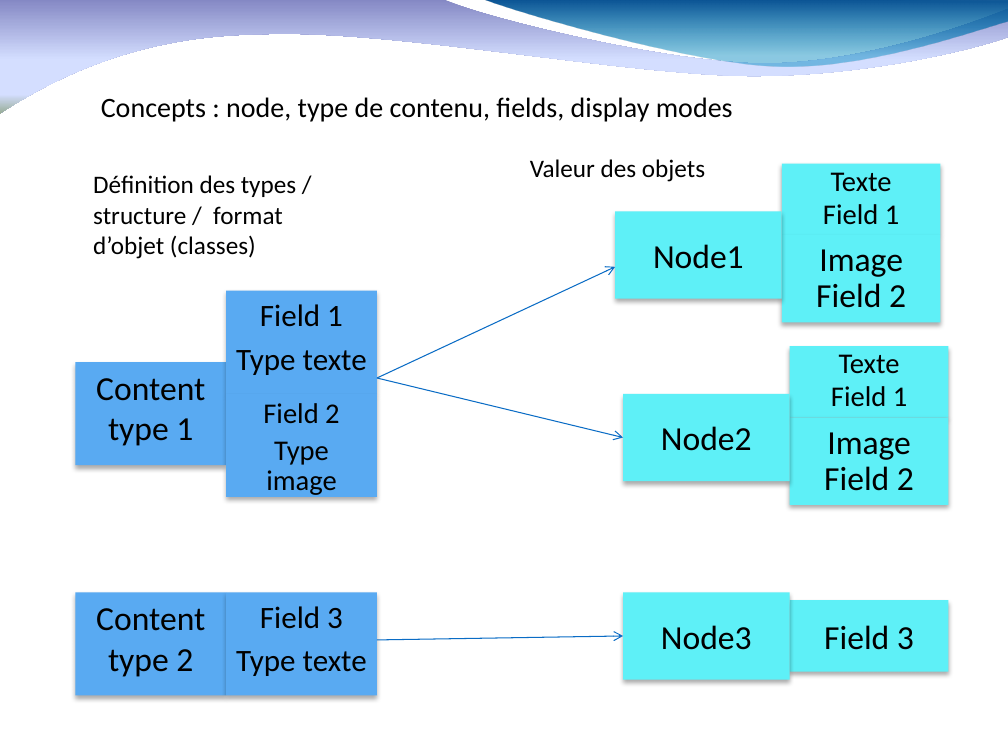
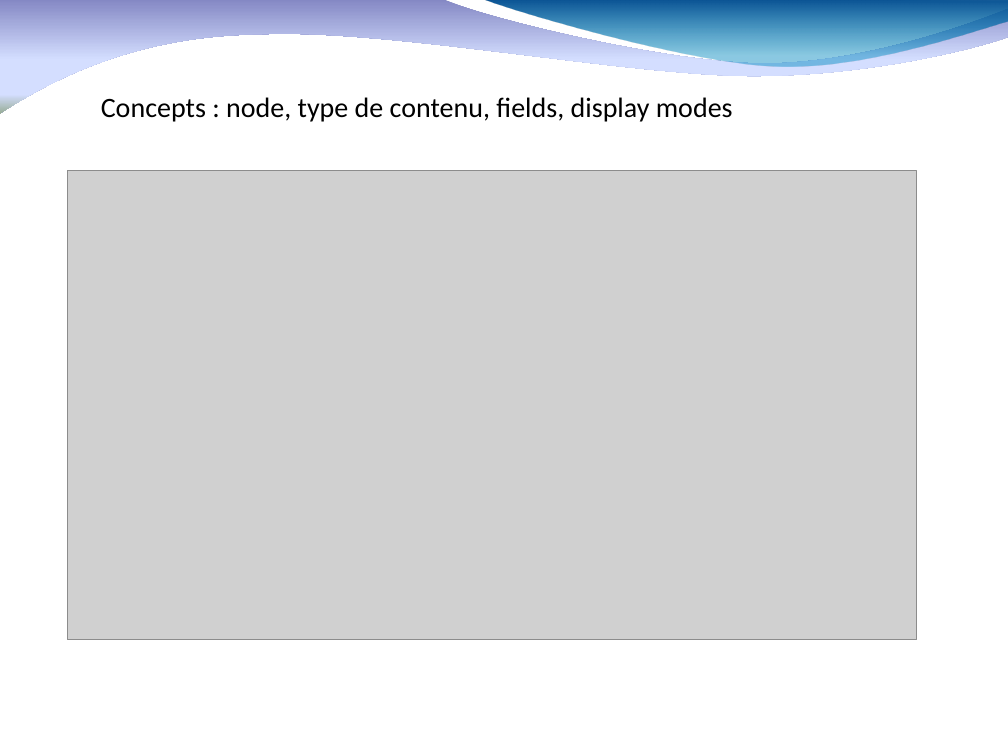
Before and after one commit to fauconv/cours_drupal8, a slide deck: slide 18 of drupal 8 nomades.pptx (slide 17 before the commit). Drawn at 1008x756 pixels with LibreOffice and Linux fonts; fonts in the diff are those of the drawing; grey boxes stand for pictures; background and template pictures are left out. Boxes give left, top, right and bottom in pixels: in the first picture for what was removed or moved away, otherwise in the second. Text is boxed around its words. In the diff, an @@ line names an element or a change of style, - is before the commit and + after.

```diff
--- a/drupal 8 nomades.pptx
+++ b/drupal 8 nomades.pptx
@@ picture added at box(68, 171, 917, 640) @@
@@ text removed at box(93, 175, 296, 259) @@
-Définition des types / structure / format d’objet (classes)
@@ text removed at box(530, 159, 705, 182) @@
-Valeur des objets
@@ rectangle removed at box(782, 163, 940, 235) @@
-  Texte
-  Field 1
@@ rectangle removed at box(615, 212, 781, 299) @@
-  Node1
@@ rectangle removed at box(782, 235, 940, 323) @@
-  Image Field 2
@@ arrow removed from (377, 378) to (615, 267) @@
@@ rectangle removed at box(226, 290, 377, 393) @@
-  Field 1
-  Type texte
@@ rectangle removed at box(789, 347, 948, 418) @@
-  Texte
-  Field 1
@@ rectangle removed at box(76, 362, 227, 465) @@
-  Content type 1
@@ arrow removed from (377, 378) to (623, 437) @@
@@ rectangle removed at box(226, 394, 377, 497) @@
-  Field 2
-  Type image
@@ rectangle removed at box(623, 394, 789, 482) @@
-  Node2
@@ rectangle removed at box(789, 417, 948, 505) @@
-  Image Field 2
@@ rectangle removed at box(76, 593, 227, 696) @@
-  Content type 2
@@ rectangle removed at box(226, 593, 377, 696) @@
-  Field 3
-  Type texte
@@ rectangle removed at box(623, 593, 789, 680) @@
-  Node3
@@ rectangle removed at box(789, 600, 948, 671) @@
-  Field 3
@@ arrow removed from (377, 640) to (623, 636) @@
```
Also in this commit, not shown: 18 other slides changed, 11 slides added, 1 slide removed.
